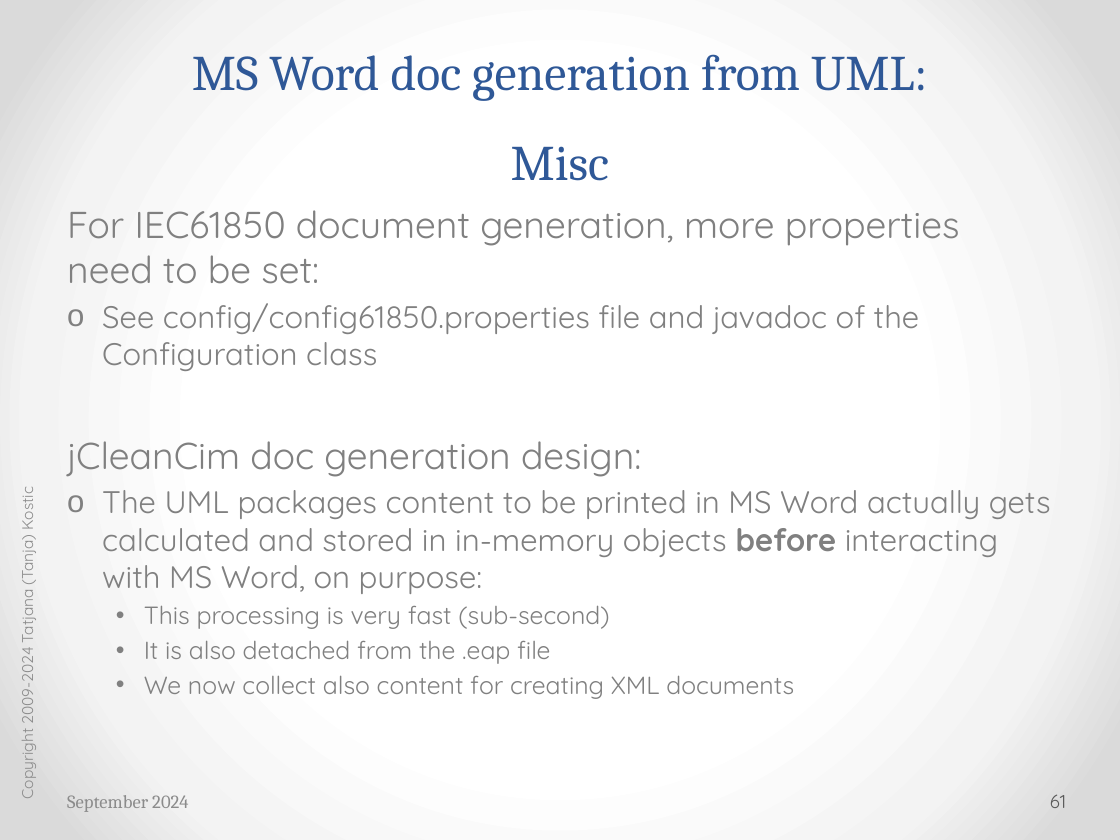
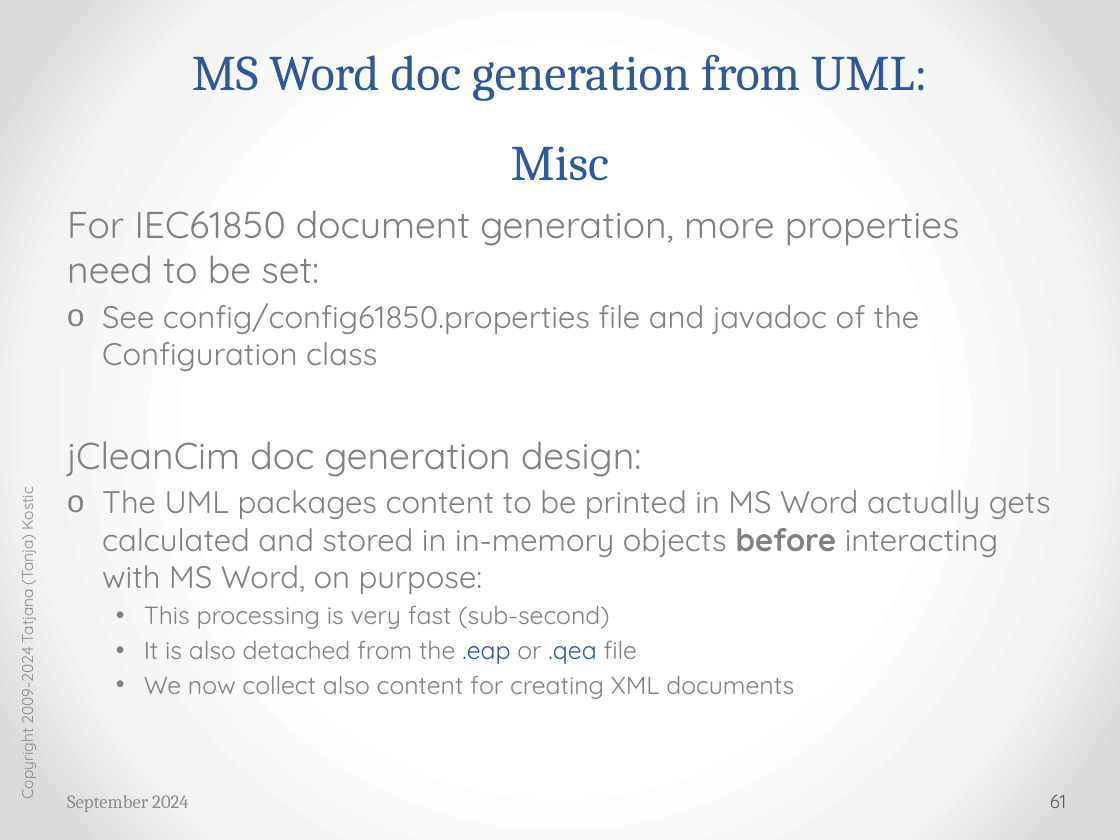
Before and after one commit to cimug-org/jCleanCim, a slide deck: slide 61 of doc/jCleanCimIntro.pptx. Drawn at 1120x840 pixels with LibreOffice and Linux fonts; fonts in the diff are those of the drawing. Boxes give left, top, right and bottom in pixels: in the first picture for what was removed or moved away, otherwise in the second. Text is boxed around its words. In the diff, an @@ line names an element or a change of style, - is before the commit and + after.

```diff
--- a/doc/jCleanCimIntro.pptx
+++ b/doc/jCleanCimIntro.pptx
@@ text at (144, 641, 637, 664): text changed @@
-    • It is also detached from the .eap file
+    • It is also detached from the .eap or .qea file
```
Also in this commit, not shown: 24 other slides changed, 4 other files.
